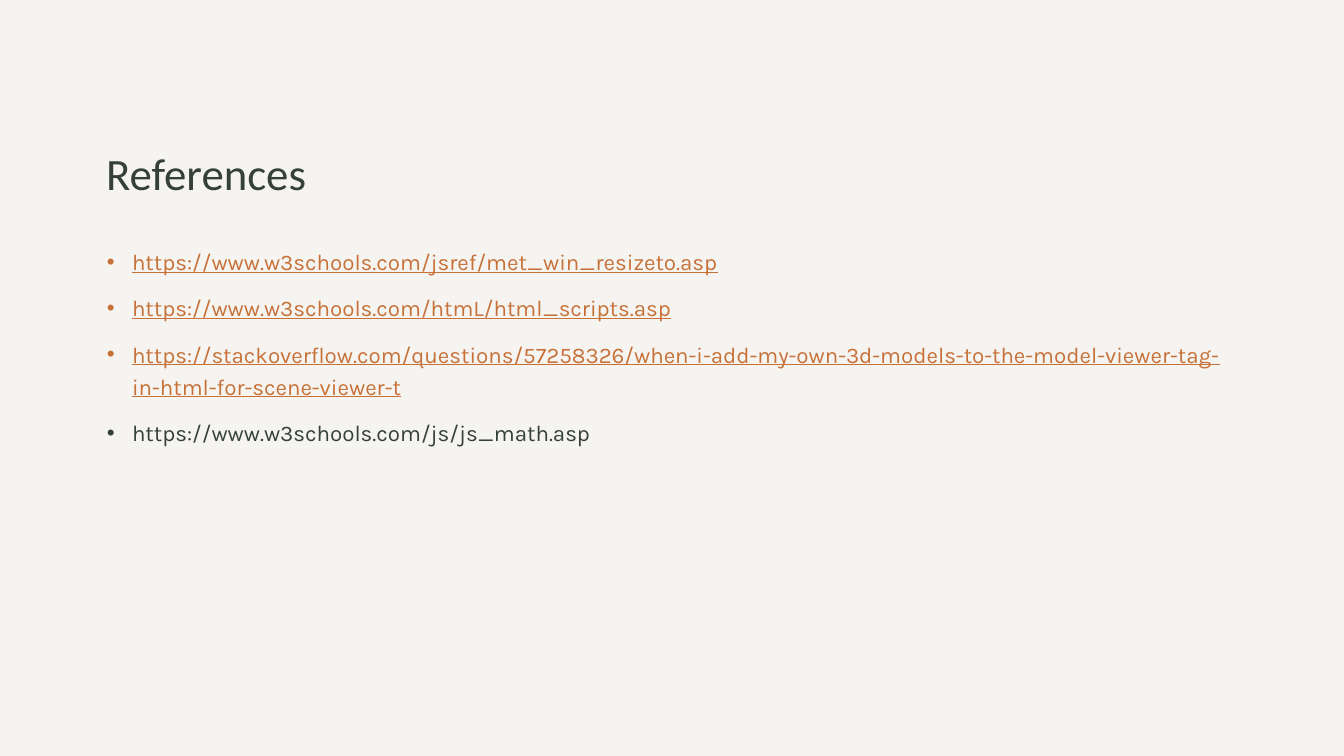
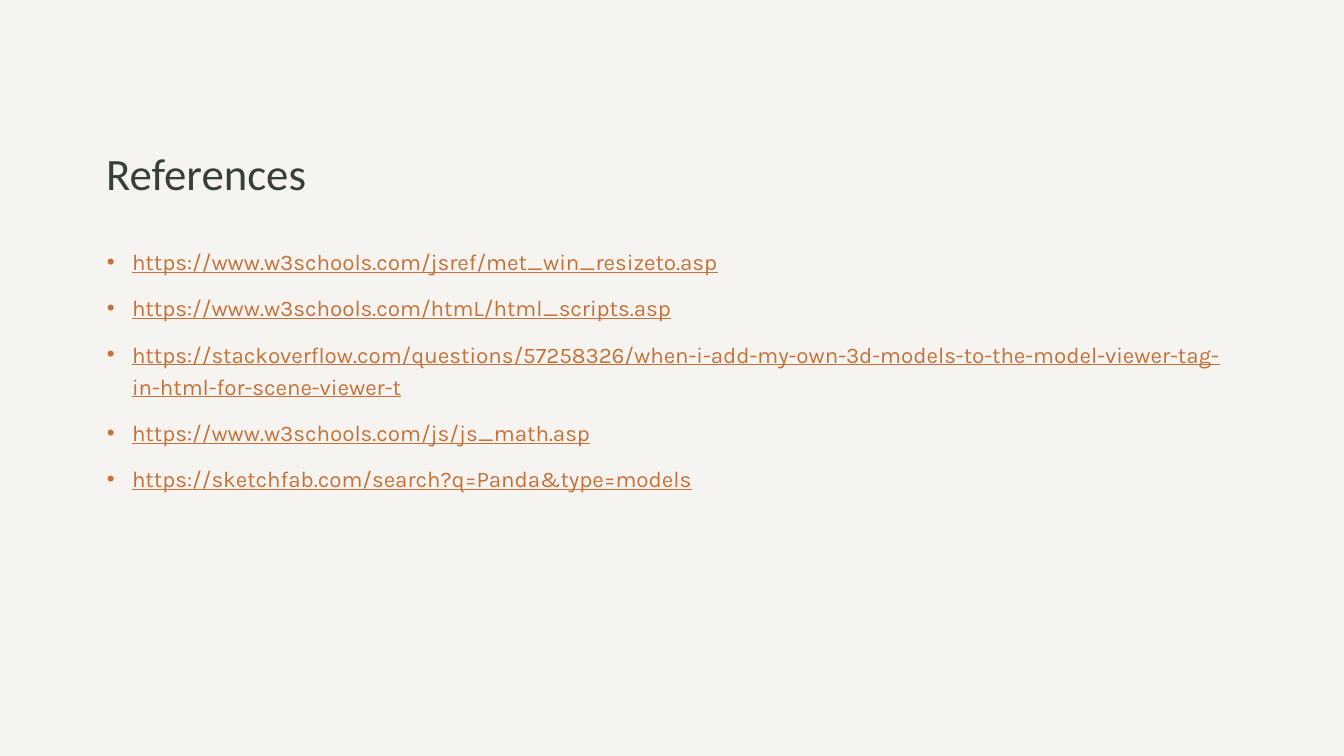
Before and after one commit to Narcis-Andrei/Web-Game, a slide deck: slide 5 of Powerpoint/Panda Run.pptx. Drawn at 1344x756 pixels with LibreOffice and Linux fonts; fonts in the diff are those of the drawing. Boxes give left, top, right and bottom in pixels: in the first picture for what was removed or moved away, otherwise in the second. Text is boxed around its words. In the diff, an @@ line names an element or a change of style, - is before the commit and + after.

Commit message:
Test

```diff
--- a/Powerpoint/Panda Run.pptx
+++ b/Powerpoint/Panda Run.pptx
@@ text at [132,424,590,447]: text colour #35403A to #C77138, underline on in "https://www.w3schools.com/js/js_math.asp" @@
@@ text at [132,470,691,493]: paragraph added @@
+• https://sketchfab.com/search?q=Panda&type=models
```
